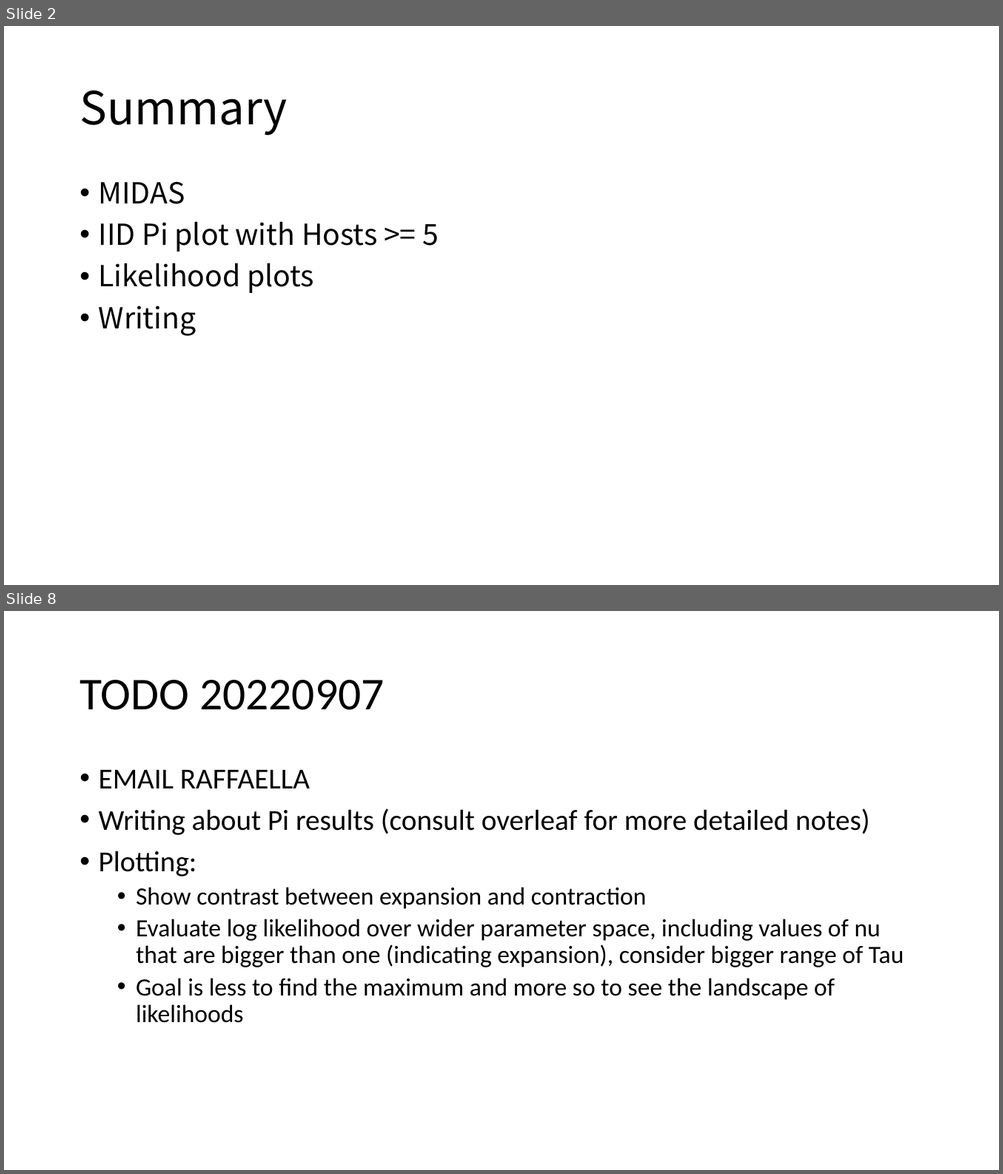
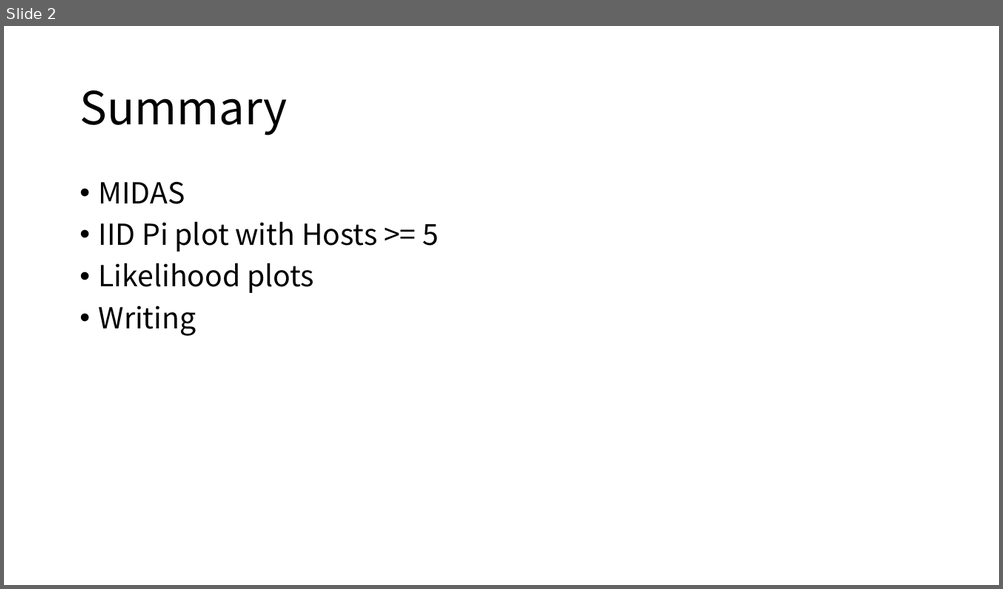
Before and after one commit to jon-mah/demo_for_ccgb, a slide deck: Summary/20220907_microbiome_demographic_slides.pptx. Shown one above the other, each under a label of ours: slides 2 and 8 before the commit, slide 2 after it; the slides between them are not shown. The pictures are 1003x1174 and 1003x589 pixels, drawn with LibreOffice and Linux fonts; fonts in the diff are those of the drawing. Boxes give left, top, right and bottom in pixels: in the first picture for what was removed or moved away, otherwise in the second. Text is boxed around its words. In the diff, an @@ line names an element or a change of style, - is before the commit and + after.

```diff
--- a/Summary/20220907_microbiome_demographic_slides.pptx
+++ b/Summary/20220907_microbiome_demographic_slides.pptx
@@ slide 8 removed at (4,611,999,1170), background #FFFFFF @@
@@ title removed at (79,680,384,710) @@
-TODO 20220907
@@ text removed at (99,770,903,1023) @@
-• EMAIL RAFFAELLA
-• Writing about Pi results (consult overleaf for more detailed notes)
-• Plotting:
-  • Show contrast between expansion and contraction
-  • Evaluate log likelihood over wider parameter space, including values of nu that are bigger than one (indicating expansion), consider bigger range of Tau
-  • Goal is less to find the maximum and more so to see the landscape of likelihoods
```
Also in this commit, not shown: 5 other slides removed, 7 other files.
